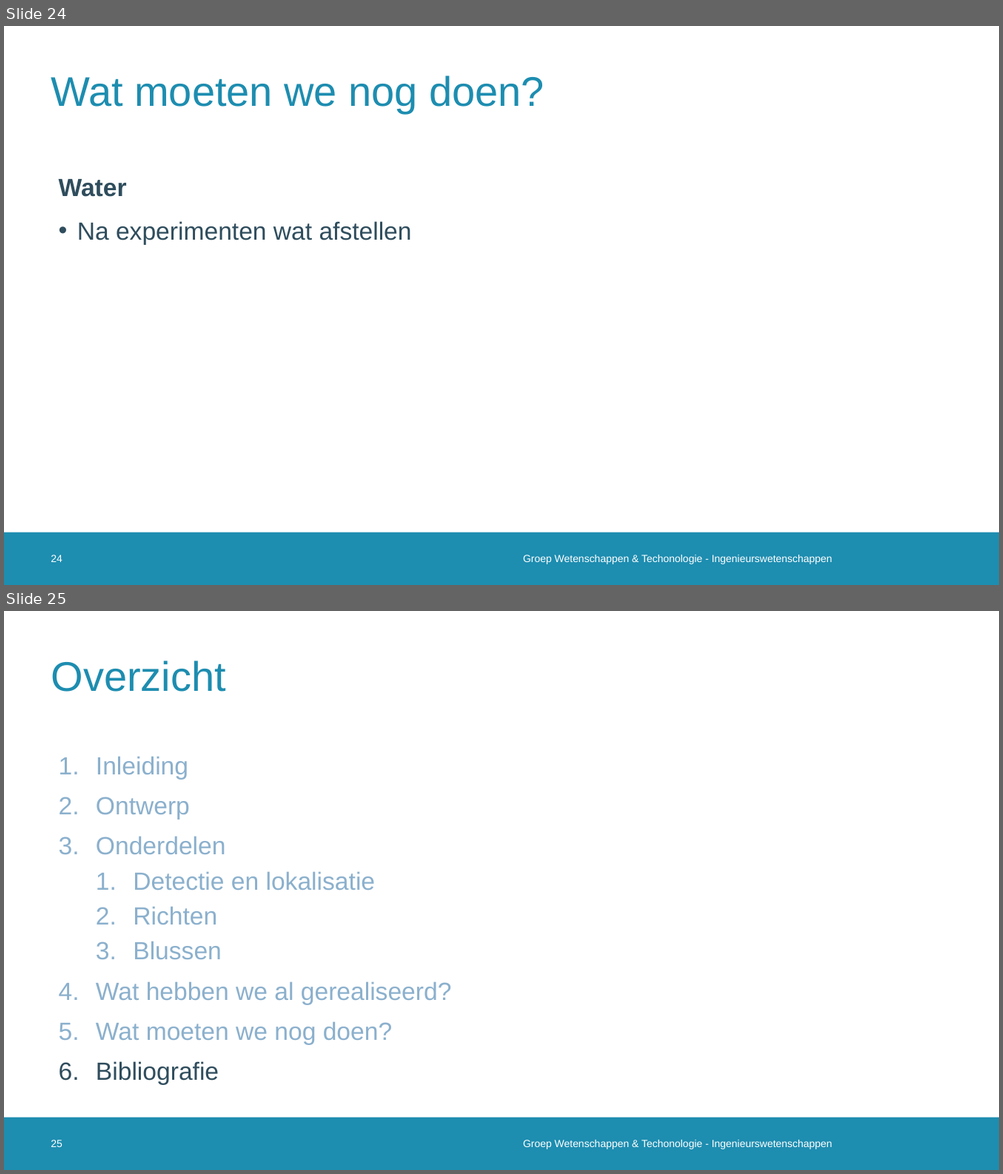
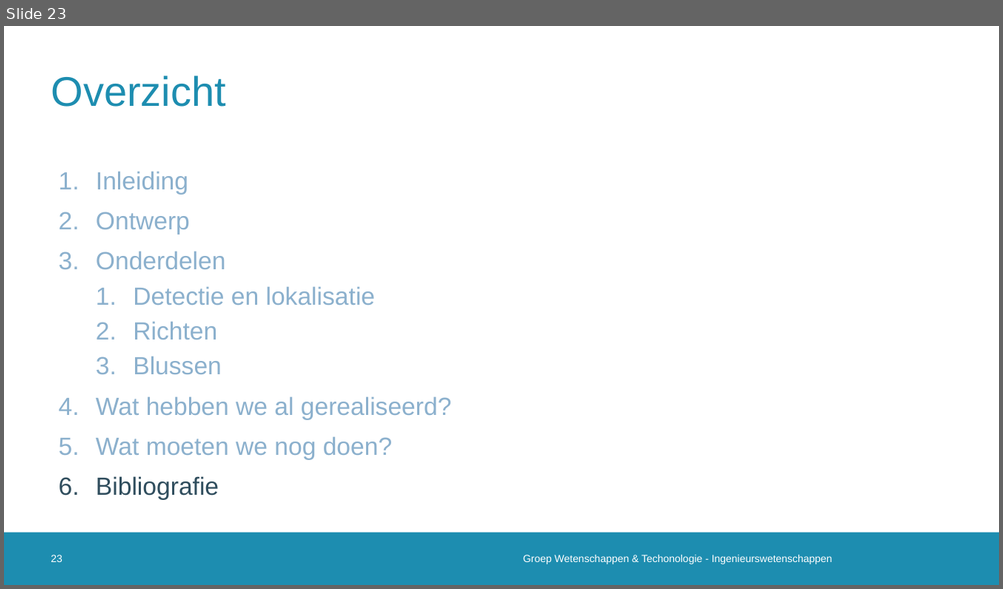
Before and after one commit to 2023-2022-KULAK-IW/2022_2023_Probleemoplossen_en_Ontwerpen_2, a slide deck: Tussentijdse Presentatie .pptx. Shown one above the other, each under a label of ours: slides 24 and 25 before the commit, slide 23 after it. The pictures are 1003x1174 and 1003x589 pixels, drawn with LibreOffice and Linux fonts; fonts in the diff are those of the drawing; background and template pictures are left out. Boxes give left, top, right and bottom in pixels: in the first picture for what was removed or moved away, otherwise in the second. Text is boxed around its words. In the diff, an @@ line names an element or a change of style, - is before the commit and + after.

Commit message:
tijdelijk groepsverslag

```diff
--- a/Tussentijdse Presentatie .pptx
+++ b/Tussentijdse Presentatie .pptx
@@ slide 24 removed at box(4, 26, 999, 585), background #FFFFFF; not listed: 1 template element that a slide beside it also shows @@
@@ title removed at box(51, 76, 544, 113) @@
-Wat moeten we nog doen?
@@ text removed at box(59, 179, 127, 197) @@
-Water
@@ text removed at box(77, 221, 412, 245) @@
-• Na experimenten wat afstellen
@@ page number removed at box(51, 555, 62, 562) @@
-24
@@ text removed at box(523, 555, 832, 565) @@
-Groep Wetenschappen & Techonologie - Ingenieurswetenschappen
@@ what was slide 25 is now slide 23 @@
@@ page number at box(51, 555, 62, 562): text changed @@
-25
+23
```
Also in this commit, not shown: 7 slides changed, 1 other slide removed, 3 other files.
